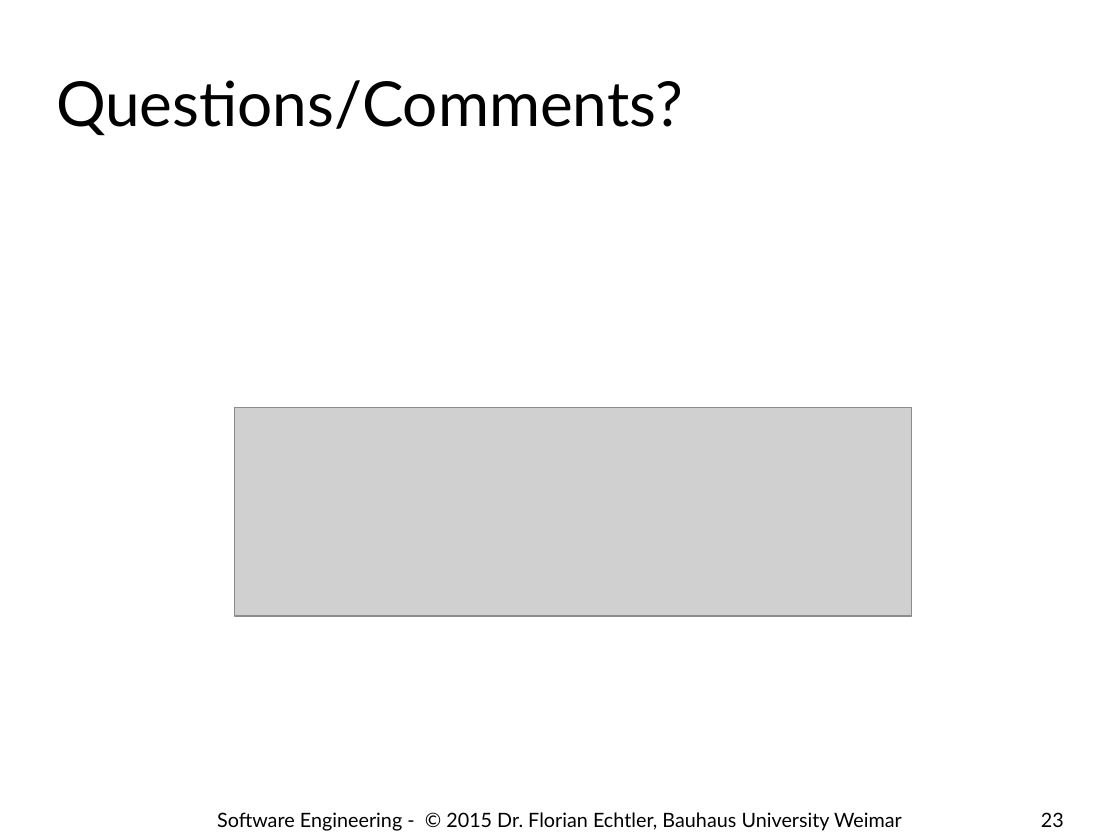
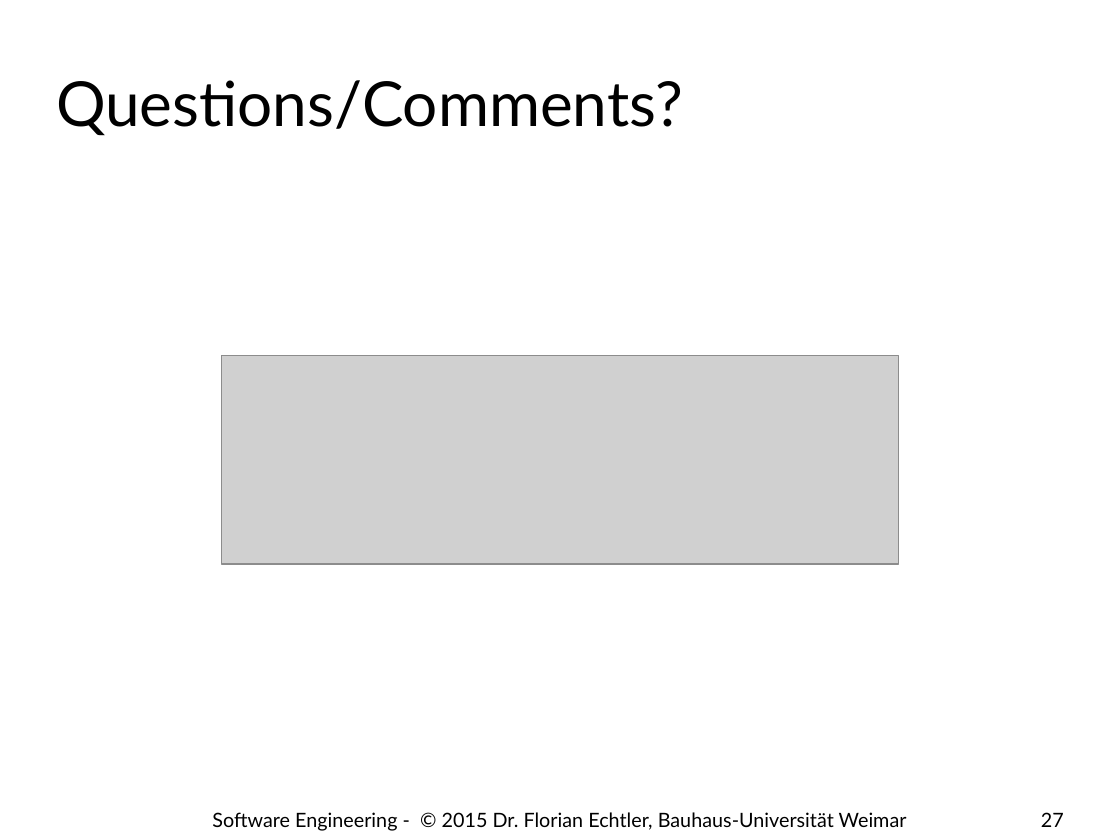
Before and after one commit to floe/software-engineering, a slide deck: slide 27 of 07-code-quality.odp (slide 23 before the commit). Drawn at 1120x840 pixels with LibreOffice and Linux fonts; fonts in the diff are those of the drawing; grey boxes stand for pictures; background and template pictures are left out. Boxes give left, top, right and bottom in pixels: in the first picture for what was removed or moved away, otherwise in the second. Text is boxed around its words. In the diff, an @@ line names an element or a change of style, - is before the commit and + after.

```diff
--- a/07-code-quality.odp
+++ b/07-code-quality.odp
@@ picture: place and size @@
-picture at box(235, 408, 913, 616)
+picture at box(222, 356, 899, 564)
@@ text at box(212, 812, 907, 831): text changed @@
-Software Engineering - © 2015 Dr. Florian Echtler, Bauhaus University Weimar
+Software Engineering - © 2015 Dr. Florian Echtler, Bauhaus-Universität Weimar
@@ page number at box(1041, 812, 1064, 827): text changed @@
-23
+27
```
Also in this commit, not shown: 22 other slides changed, 4 slides added.
